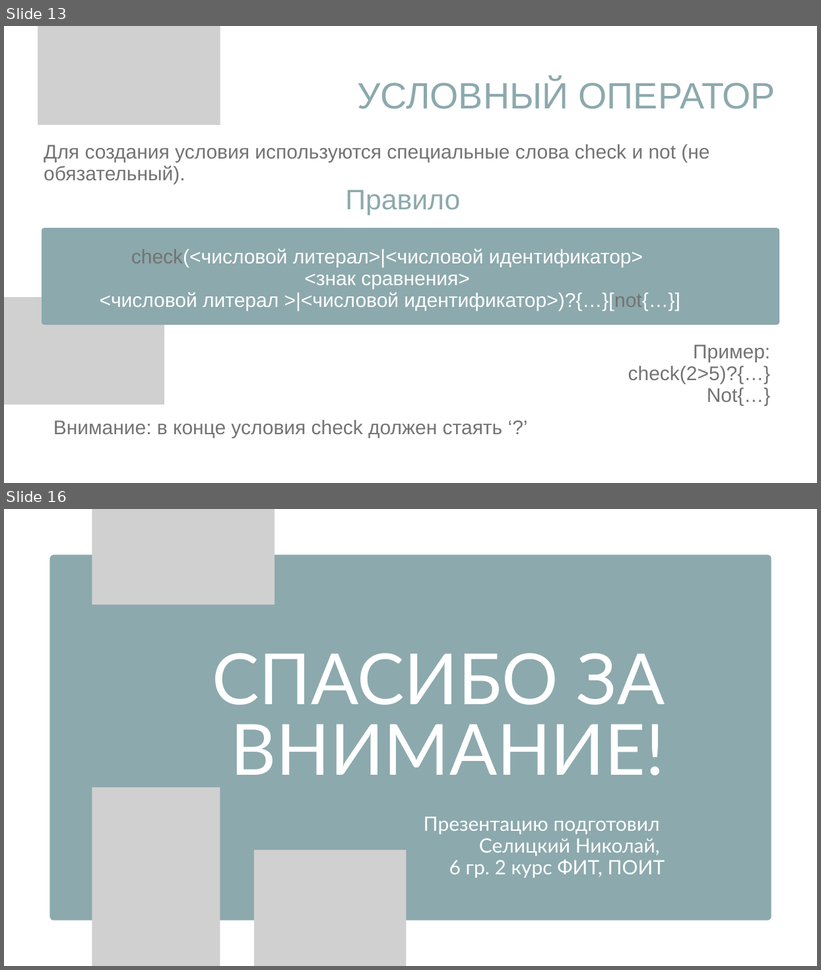
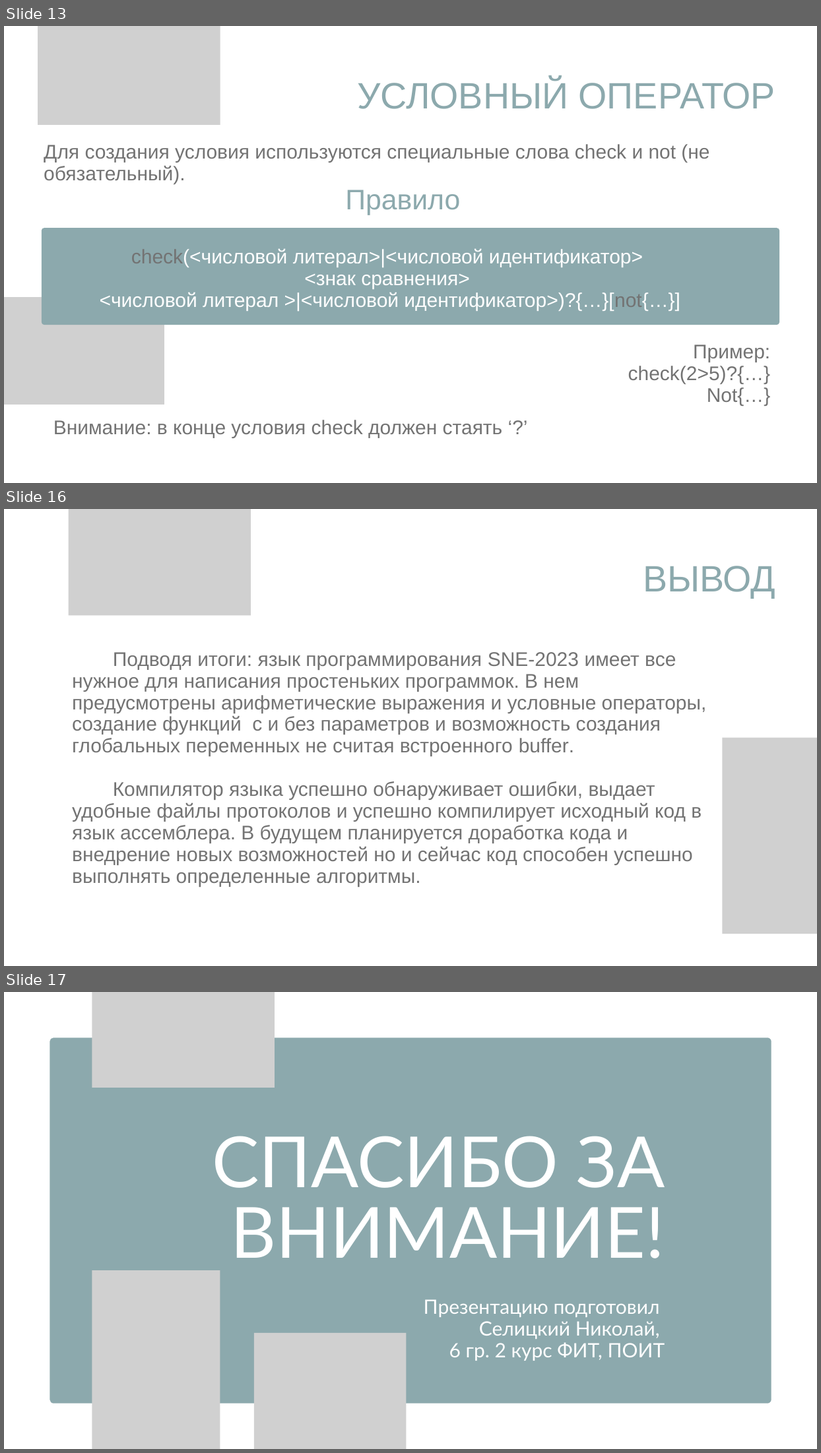
Before and after one commit to N1i2/SNE-2023, a slide deck: Язык программирования.pptx. Shown one above the other, each under a label of ours: slides 13 and 16 before the commit, slides 13, 16 and 17 after it; the slides between them are not shown. The pictures are 821x970 and 821x1453 pixels, drawn with LibreOffice and Linux fonts; fonts in the diff are those of the drawing; grey boxes stand for pictures. Boxes give left, top, right and bottom in pixels: in the first picture for what was removed or moved away, otherwise in the second. Text is boxed around its words. In the diff, an @@ line names an element or a change of style, - is before the commit and + after.

```diff
--- a/Язык программирования.pptx
+++ b/Язык программирования.pptx
@@ slide 16 added at (x1=4, y1=509, x2=817, y2=966), background #FFFFFF @@
@@ picture added at (x1=68, y1=509, x2=251, y2=615) @@
@@ text added at (x1=643, y1=566, x2=776, y2=598), 65 pt, text #8CA9AD @@
+ВЫВОД
@@ text added at (x1=72, y1=652, x2=707, y2=887), 35 pt, text #737373 @@
+Подводя итоги: язык программирования SNE-2023 имеет все нужное для написания простеньких программок. В нем предусмотрены арифметические выражения и условные операторы, создание функций с и без параметров и возможность создания глобальных переменных не считая встроенного buffer.
+Компилятор языка успешно обнаруживает ошибки, выдает удобные файлы протоколов и успешно компилирует исходный код в язык ассемблера. В будущем планируется доработка кода и внедрение новых возможностей но и сейчас код способен успешно выполнять определенные алгоритмы.
@@ picture added at (x1=723, y1=737, x2=817, y2=934) @@
@@ what was slide 16 is now slide 17 @@
```
Also in this commit, not shown: 4 slides changed, 36 other files.
